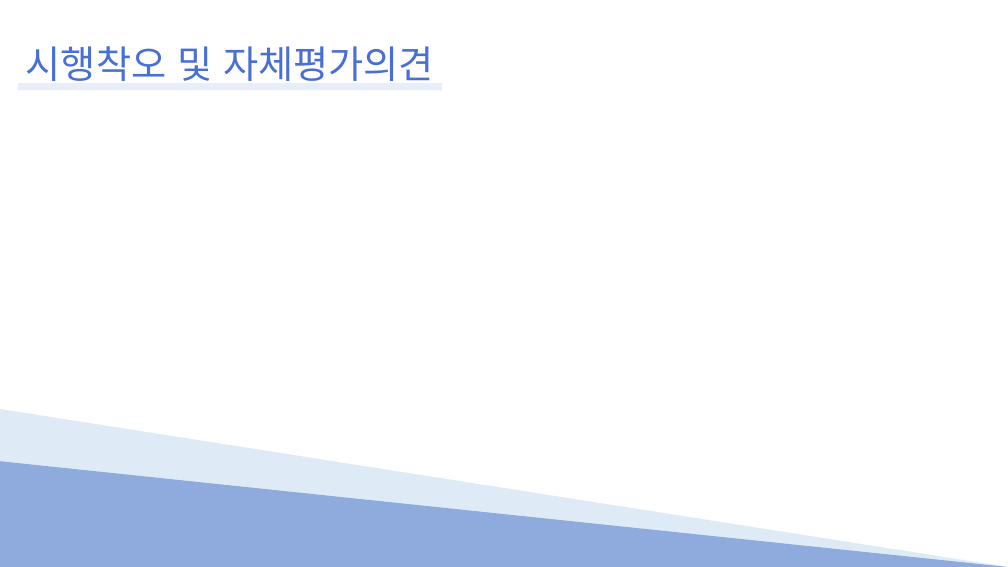
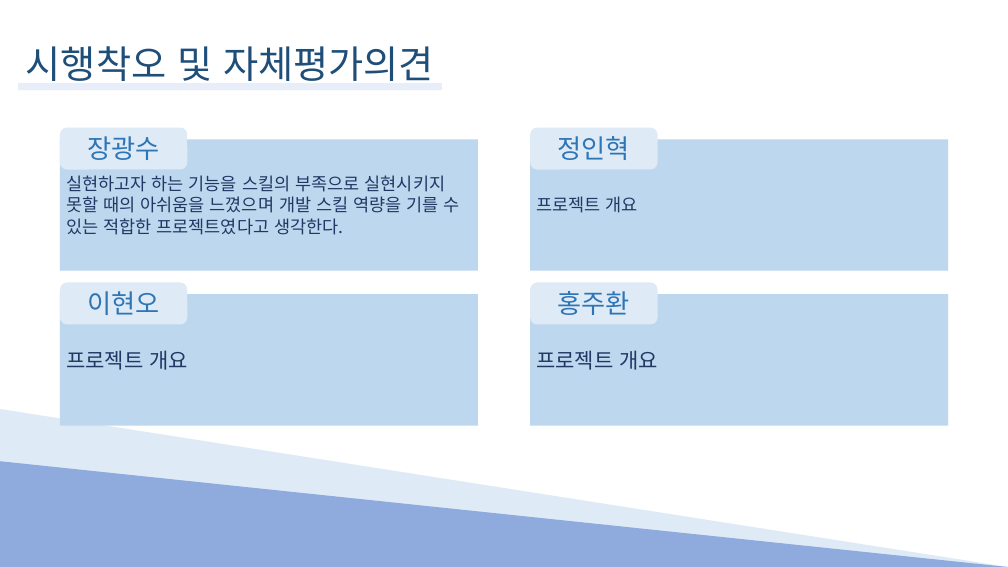
Before and after one commit to Hyno2/C-project, a slide deck: slide 17 of PPT/System.pptx (slide 29 before the commit). Drawn at 1008x567 pixels with LibreOffice and Linux fonts; fonts in the diff are those of the drawing. Boxes give left, top, right and bottom in pixels: in the first picture for what was removed or moved away, otherwise in the second. Text is boxed around its words. In the diff, an @@ line names an element or a change of style, - is before the commit and + after.

```diff
--- a/PPT/System.pptx
+++ b/PPT/System.pptx
@@ text "시행착오 및 자체평가의견" at (26, 46, 434, 81): text colour #476FD6 to #1F4E79 @@
@@ rectangle added at (60, 139, 478, 271), fill #BDD7EE, 20 pt, text #203864 @@
+실현하고자 하는 기능을 스킬의 부족으로 실현시키지 못할 때의 아쉬움을 느꼈으며 개발 스킬 역량을 기를 수 있는 적합한 프로젝트였다고 생각한다.
@@ rounded rectangle added at (60, 127, 187, 169), fill #DEEBF7, 30 pt, text #2E75B6 @@
+장광수
@@ rectangle added at (530, 139, 948, 271), fill #BDD7EE, 20 pt, text #203864 @@
+프로젝트 개요
@@ rounded rectangle added at (530, 127, 658, 169), fill #DEEBF7, 30 pt, text #2E75B6 @@
+정인혁
@@ rectangle added at (60, 294, 478, 426), fill #BDD7EE, 24 pt, text #203864 @@
+프로젝트 개요
@@ rounded rectangle added at (60, 282, 187, 324), fill #DEEBF7, 30 pt, text #2E75B6 @@
+이현오
@@ rectangle added at (530, 294, 948, 426), fill #BDD7EE, 24 pt, text #203864 @@
+프로젝트 개요
@@ rounded rectangle added at (530, 282, 658, 324), fill #DEEBF7, 30 pt, text #2E75B6 @@
+홍주환
```
Also in this commit, not shown: 8 other slides changed, 3 slides added, 15 slides removed.
